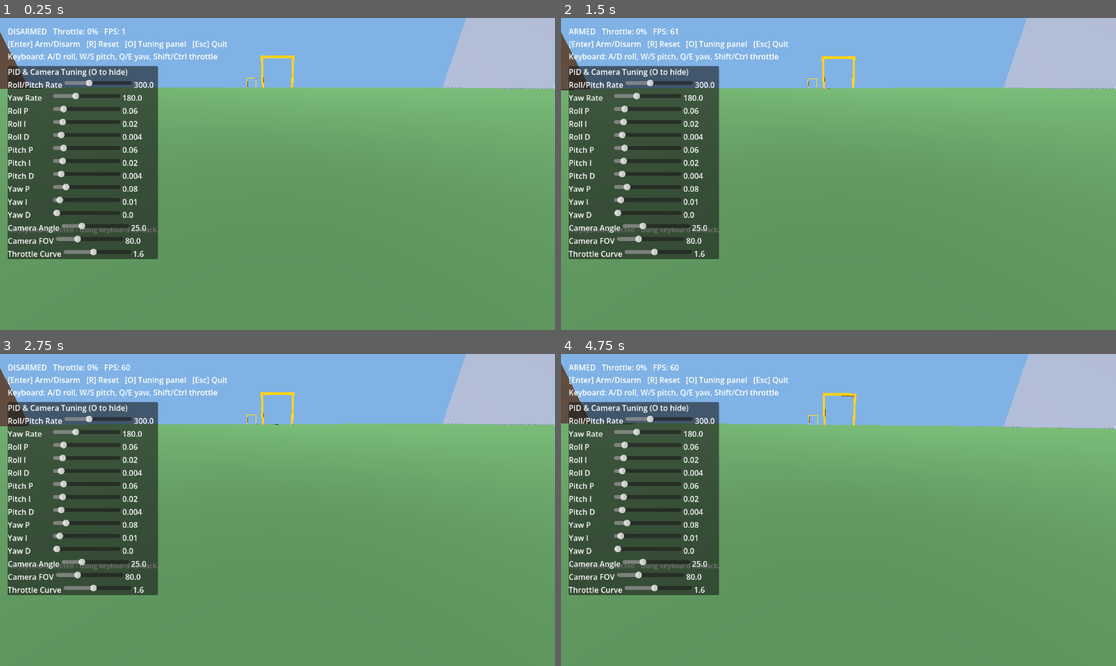
Above: before the commit, frames 1-4 (two rows, left to right).
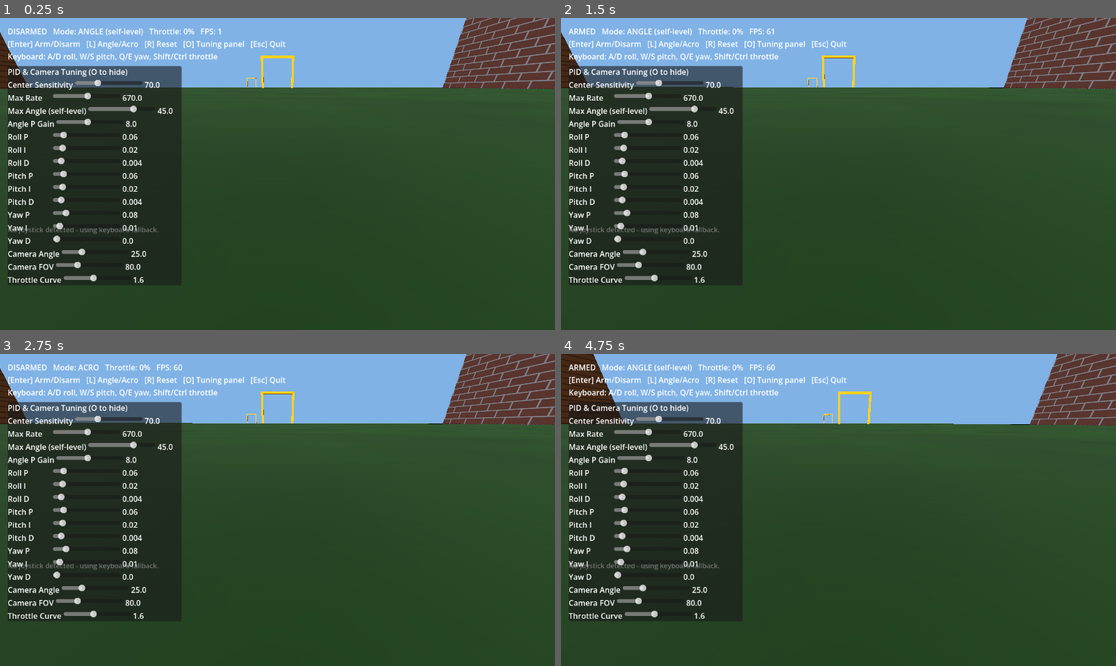
Above: after the commit, the same moments.

Repository: florian010230/static-horizon-fpv-simulator
Game: Godot game, scene res://scenes/Main.tscn
The game is run twice, just before and just after one commit, with the same random seed, the same clock (stepped at 60 frames per second) and the same inputs.
Inputs:
- Up to frame 1 (0.25 s): no input
- Up to frame 2 (1.5 s): tap Enter at 0.5 s; hold D 0.53-1.28 s; hold L 0.53-1.28 s; tap Space at 1.25 s; hold S from 1.28 s (still down); tap L at 1.35 s
- Up to frame 3 (2.75 s): tap Enter at 2 s; release S at 2.03 s; hold D from 2.03 s (still down); hold Enter from 2.03 s (still down); tap L at 2.3 s
- Up to frame 4 (4.75 s): tap Space at 2.75, 4.25 s; release D at 2.78 s; release Enter at 2.78 s; hold W 2.78-3.53 s; tap Shift at 2.85 s; tap L at 3.05, 3.8, 4.55 s; tap Enter at 3.5 s; hold Ctrl 3.53-4.28 s; hold A from 3.53 s (still down); tap Q at 4.35 s

The runs differ from the first frame. In frame 1, 81% of the frame differs, in the area x 0-100%, y 0-100%; in frame 2, 81%; in frame 3, 81%; in frame 4, 83%.

Commit message:
Add Angle (self-level) flight mode, real Betaflight rate curve, textures, better sound
Researched actual FPV drone behavior before touching numbers (sources in
conversation): Betaflight's real default "Actual Rates" since 4.3 are
Center Sensitivity 70 deg/s and Max Rate 670 deg/s (same on roll/pitch/
yaw), a soft-center/steep-edge curve - not the flat linear mapping this
sim had. Camera angle conventions: 15-30 deg beginner, 25-35 deg
freestyle, 45-60 deg racing.

Root cause of "camera angle does something weird": this sim only ever
had Acro mode, which has no attitude reference, so the drone kept
whatever tilt it drifted to and camera angle compounded on top of that
unpredictably. Every real flight controller defaults beginners to Angle
(self-level) mode for exactly this reason.

- drone.gd: added Angle mode as the default (outer P-loop on extracted
  roll/pitch tilt -> target rate -> existing inner rate PID, the same
  cascade a real FC uses), Acro mode now uses Betaflight's real rate
  curve via _actual_rate(), both toggled with L (input_manager.gd:
  self_level state + toggle, mirrors the existing armed/reset pattern).
  Verified the angle-extraction math empirically against known rotations
  before trusting it (a sign error here would make self-level diverge
  instead of stabilize).
- ui.gd: tuning panel and HUD updated for the new rate/angle parameters
  and current flight mode.
- procedural_textures.gd: runtime-generated grass/brick/siding textures
  (no image assets) applied to ground/building/houses in main.gd.
- motor_audio.gd: 4 detuned oscillators (one per motor, since real
  motors never spin in perfect sync) instead of 2, plus a slow tremolo
  for prop-flutter character and less raw noise.

Co-Authored-By: Claude Sonnet 5 <noreply@anthropic.com>

Diff:
--- a/scripts/drone.gd
+++ b/scripts/drone.gd
@@ -1,21 +1,39 @@
 class_name Drone
 extends RigidBody3D
 
-## Simplified quadcopter (X-frame) acro/rate-mode flight model.
+## Simplified quadcopter (X-frame) flight model with both Angle
+## (self-level, default) and Acro flight modes - toggle with L via
+## InputManager.self_level.
 ##
-## Sticks set a target ANGULAR RATE per axis (like Betaflight acro mode),
-## a PID loop per axis drives the actual rate towards that target, and the
-## PID outputs are mixed into 4 virtual motor thrusts (roll/pitch) plus a
-## direct reaction torque (yaw - a spinning prop's drag torque can't be
-## produced by a purely vertical thrust force, so it's modelled directly).
+## Both modes ultimately drive the same inner-loop rate PID per axis; they
+## only differ in how the target rate is produced (see _actual_rate() for
+## Acro's Betaflight-style curve, and the self_level branch below for
+## Angle mode's outer attitude loop). PID outputs are mixed into 4 virtual
+## motor thrusts (roll/pitch) plus a direct reaction torque (yaw - a
+## spinning prop's drag torque can't be produced by a purely vertical
+## thrust force, so it's modelled directly).
 
 @export_group("Frame")
 @export var arm_length: float = 0.11
 @export var max_motor_thrust_n: float = 6.0
 
-@export_group("Rates (deg/s)")
-@export var max_roll_pitch_rate_deg: float = 300.0
-@export var max_yaw_rate_deg: float = 180.0
+## Betaflight's real default "Actual Rates" (since BF 4.3): Center
+## Sensitivity 70 deg/s, Max Rate 670 deg/s, same on roll/pitch/yaw.
+## The curve is soft near center and steep at full deflection - a flat
+## linear mapping (what this used to be) is objectively twitchier.
+@export_group("Acro Rates (deg/s)")
+@export var center_sensitivity_deg: float = 70.0
+@export var max_rate_deg: float = 670.0
+
+## Angle (self-level) mode: sticks command a target tilt angle instead
+## of a rotation rate, and an outer P-loop corrects back to it - this is
+## what every real flight controller defaults beginners to, since pure
+## acro has no attitude reference and just keeps whatever tilt it drifts
+## to. Toggle with L; yaw is always rate-controlled, even in angle mode,
+## same as a real FC.
+@export_group("Angle Mode")
+@export_range(10.0, 60.0, 1.0) var max_angle_deg: float = 45.0
+@export_range(2.0, 15.0, 0.5) var angle_p_gain: float = 8.0
 
 @export_group("PID Roll")
 @export var roll_p: float = 0.06
@@ -94,9 +112,22 @@
 	var yaw_in: float = InputManager.get_yaw()
 	var throttle_in: float = InputManager.get_throttle()
 
-	var desired_roll_rate: float = roll_in * deg_to_rad(max_roll_pitch_rate_deg)
-	var desired_pitch_rate: float = pitch_in * deg_to_rad(max_roll_pitch_rate_deg)
-	var desired_yaw_rate: float = yaw_in * deg_to_rad(max_yaw_rate_deg)
+	var desired_roll_rate: float
+	var desired_pitch_rate: float
+	if InputManager.self_level:
+		# Outer attitude loop: roll/pitch angle extracted from how far the
+		# body's right/forward axes tilt away from horizontal.
+		var roll_angle: float = asin(clamp(global_transform.basis.x.y, -1.0, 1.0))
+		var pitch_angle: float = asin(clamp(-global_transform.basis.z.y, -1.0, 1.0))
+		var target_roll_angle: float = roll_in * deg_to_rad(max_angle_deg)
+		var target_pitch_angle: float = pitch_in * deg_to_rad(max_angle_deg)
+		var max_rate_rad: float = deg_to_rad(max_rate_deg)
+		desired_roll_rate = clamp((target_roll_angle - roll_angle) * angle_p_gain, -max_rate_rad, max_rate_rad)
+		desired_pitch_rate = clamp((target_pitch_angle - pitch_angle) * angle_p_gain, -max_rate_rad, max_rate_rad)
+	else:
+		desired_roll_rate = _actual_rate(roll_in)
+		desired_pitch_rate = _actual_rate(pitch_in)
+	var desired_yaw_rate: float = _actual_rate(yaw_in)
 
 	# Angular velocity in the drone's own body frame (roll = about local Z,
 	# pitch = about local X, yaw = about local Y, since -Z is "forward").
@@ -120,6 +151,12 @@
 
 	apply_torque(up_global * yaw_out)
 
+## Betaflight-style Actual Rates curve: soft near center (slope =
+## center_sensitivity_deg), steep at full stick (reaches max_rate_deg).
+func _actual_rate(stick: float) -> float:
+	var deg: float = center_sensitivity_deg * stick + (max_rate_deg - center_sensitivity_deg) * stick * stick * stick
+	return deg_to_rad(deg)
+
 func _apply_camera_settings() -> void:
 	if _camera_mount == null:
 		return
--- a/scripts/input_manager.gd
+++ b/scripts/input_manager.gd
@@ -25,13 +25,16 @@
 const KEYBOARD_THROTTLE_RATE: float = 0.6 # units/sec while Shift/Ctrl held
 
 var armed: bool = false
+var self_level: bool = true ## Angle (self-level) mode by default, like a real FC's beginner setting. Toggle with L.
 
 var _prev_arm_key: bool = false
 var _prev_arm_button: bool = false
+var _prev_level_key: bool = false
 var _kb_throttle: float = 0.0
 
 func _process(delta: float) -> void:
 	_handle_arm_toggle()
+	_handle_level_toggle()
 	if not _joy_connected():
 		_update_keyboard_throttle(delta)
 
@@ -48,6 +51,12 @@
 		armed = not armed
 	_prev_arm_key = key_pressed
 	_prev_arm_button = button_pressed
+
+func _handle_level_toggle() -> void:
+	var key_pressed := Input.is_key_pressed(KEY_L)
+	if key_pressed and not _prev_level_key:
+		self_level = not self_level
+	_prev_level_key = key_pressed
 
 func _update_keyboard_throttle(delta: float) -> void:
 	if Input.is_key_pressed(KEY_SHIFT):
--- a/scripts/main.gd
+++ b/scripts/main.gd
@@ -6,3 +6,21 @@
 func _ready() -> void:
 	if _ui.has_method("set_drone"):
 		_ui.set_drone(_drone)
+	_apply_textures()
+
+func _apply_textures() -> void:
+	var grass: ImageTexture = ProceduralTextures.grass_texture()
+	var ground_mat: StandardMaterial3D = $Ground/MeshInstance3D.get_surface_override_material(0)
+	ground_mat.albedo_texture = grass
+	ground_mat.uv1_scale = Vector3(70, 70, 1)
+
+	var brick: ImageTexture = ProceduralTextures.brick_texture()
+	var building_mat: StandardMaterial3D = $Building/MeshInstance3D.get_surface_override_material(0)
+	building_mat.albedo_texture = brick
+	building_mat.uv1_scale = Vector3(4, 10, 1)
+
+	var siding: ImageTexture = ProceduralTextures.siding_texture()
+	for path in ["House1/MeshInstance3D", "House2/MeshInstance3D"]:
+		var house_mat: StandardMaterial3D = get_node(path).get_surface_override_material(0)
+		house_mat.albedo_texture = siding
+		house_mat.uv1_scale = Vector3(3, 3, 1)
--- a/scripts/motor_audio.gd
+++ b/scripts/motor_audio.gd
@@ -1,19 +1,23 @@
 extends AudioStreamPlayer
 
-## Procedurally synthesized motor whine (no audio asset needed): two
-## slightly detuned sawtooth oscillators plus a touch of noise, with
-## pitch and volume driven by throttle. Silent-ish when disarmed.
+## Procedurally synthesized motor whine (no audio asset needed): 4
+## slightly detuned sawtooth oscillators (one per motor, since real
+## motors never spin in perfect sync - that mismatch is what gives a
+## quad its characteristic buzz) plus a slow tremolo (prop-blade flutter)
+## and a touch of noise. Pitch and volume follow throttle.
 
-@export var min_freq: float = 150.0
-@export var max_freq: float = 520.0
-@export var min_volume_db: float = -40.0
-@export var max_volume_db: float = -8.0
+@export var min_freq: float = 180.0
+@export var max_freq: float = 780.0
+@export var min_volume_db: float = -42.0
+@export var max_volume_db: float = -10.0
 
 const MIX_RATE: float = 22050.0
+const DETUNE: Array[float] = [1.0, 1.013, 0.991, 1.026]
+const TREMOLO_HZ: float = 11.0
 
 var _playback: AudioStreamGeneratorPlayback
-var _phase_a: float = 0.0
-var _phase_b: float = 0.0
+var _phases: Array[float] = [0.0, 0.0, 0.0, 0.0]
+var _tremolo_phase: float = 0.0
 
 func _ready() -> void:
 	var gen := AudioStreamGenerator.new()
@@ -31,18 +35,24 @@
 		return
 
 	var level: float = InputManager.get_throttle() if InputManager.armed else 0.0
-	var freq_a: float = lerp(min_freq, max_freq, level)
-	var freq_b: float = freq_a * 1.5 + 6.0
+	var base_freq: float = lerp(min_freq, max_freq, level)
 	volume_db = lerp(min_volume_db, max_volume_db, level)
 
 	var frames: int = _playback.get_frames_available()
 	for i in range(frames):
-		_phase_a = fmod(_phase_a + freq_a / MIX_RATE, 1.0)
-		_phase_b = fmod(_phase_b + freq_b / MIX_RATE, 1.0)
-		var sample: float = (_saw(_phase_a) + _saw(_phase_b)) * 0.5
-		sample += randf_range(-0.05, 0.05)
-		sample = clamp(sample, -1.0, 1.0)
-		_playback.push_frame(Vector2(sample, sample))
+		var mix: float = 0.0
+		for m in range(4):
+			_phases[m] = fmod(_phases[m] + base_freq * DETUNE[m] / MIX_RATE, 1.0)
+			mix += _saw(_phases[m])
+		mix *= 0.25
+
+		_tremolo_phase = fmod(_tremolo_phase + TREMOLO_HZ / MIX_RATE, 1.0)
+		var tremolo: float = 1.0 - 0.06 * (0.5 + 0.5 * sin(_tremolo_phase * TAU))
+		mix *= tremolo
+
+		mix += randf_range(-0.025, 0.025)
+		mix = clamp(mix, -1.0, 1.0)
+		_playback.push_frame(Vector2(mix, mix))
 
 func _saw(phase: float) -> float:
 	return 2.0 * phase - 1.0
--- /dev/null
+++ b/scripts/procedural_textures.gd
@@ -0,0 +1,52 @@
+class_name ProceduralTextures
+
+## Small tileable textures generated at runtime, so the project needs no
+## external image assets (keeps it dependency-free and easy to share).
+
+static func grass_texture(size: int = 128) -> ImageTexture:
+	var noise := FastNoiseLite.new()
+	noise.seed = 1
+	noise.frequency = 0.08
+	var img := Image.create(size, size, false, Image.FORMAT_RGB8)
+	var low := Color(0.18, 0.32, 0.15)
+	var high := Color(0.32, 0.48, 0.22)
+	for y in range(size):
+		for x in range(size):
+			var n: float = (noise.get_noise_2d(x, y) + 1.0) * 0.5
+			img.set_pixel(x, y, low.lerp(high, n))
+	return ImageTexture.create_from_image(img)
+
+static func brick_texture(size: int = 128) -> ImageTexture:
+	var brick_color := Color(0.5, 0.27, 0.2)
+	var mortar_color := Color(0.72, 0.69, 0.64)
+	var img := Image.create(size, size, false, Image.FORMAT_RGB8)
+	var brick_h: int = size / 8
+	var brick_w: int = size / 4
+	var mortar: int = max(1, size / 48)
+	var rng := RandomNumberGenerator.new()
+	rng.seed = 2
+	for y in range(size):
+		var row: int = int(y / float(brick_h))
+		var offset: int = (brick_w / 2) if (row % 2 == 1) else 0
+		for x in range(size):
+			var xx: int = (x + offset) % brick_w
+			var yy: int = y % brick_h
+			if xx < mortar or yy < mortar:
+				img.set_pixel(x, y, mortar_color)
+			else:
+				var shade: float = 1.0 + rng.randf_range(-0.06, 0.06)
+				img.set_pixel(x, y, Color(brick_color.r * shade, brick_color.g * shade, brick_color.b * shade))
+	return ImageTexture.create_from_image(img)
+
+static func siding_texture(size: int = 128) -> ImageTexture:
+	var plank_color := Color(0.72, 0.55, 0.4)
+	var line_color := Color(0.5, 0.37, 0.26)
+	var img := Image.create(size, size, false, Image.FORMAT_RGB8)
+	var plank_h: int = size / 10
+	var line_h: int = max(1, size / 64)
+	for y in range(size):
+		var is_line: bool = (y % plank_h) < line_h
+		var c: Color = line_color if is_line else plank_color
+		for x in range(size):
+			img.set_pixel(x, y, c)
+	return ImageTexture.create_from_image(img)
--- a/scripts/ui.gd
+++ b/scripts/ui.gd
@@ -53,7 +53,8 @@
 	var armed_text := "ARMED" if InputManager.armed else "DISARMED"
 	var throttle_pct := int(round(InputManager.get_throttle() * 100.0))
 	var fps := Engine.get_frames_per_second()
-	_hud_label.text = "%s   Throttle: %d%%   FPS: %d\n[Enter] Arm/Disarm   [R] Reset   [O] Tuning panel   [Esc] Quit\nKeyboard: A/D roll, W/S pitch, Q/E yaw, Shift/Ctrl throttle" % [armed_text, throttle_pct, fps]
+	var mode_text := "ANGLE (self-level)" if InputManager.self_level else "ACRO"
+	_hud_label.text = "%s   Mode: %s   Throttle: %d%%   FPS: %d\n[Enter] Arm/Disarm   [L] Angle/Acro   [R] Reset   [O] Tuning panel   [Esc] Quit\nKeyboard: A/D roll, W/S pitch, Q/E yaw, Shift/Ctrl throttle" % [armed_text, mode_text, throttle_pct, fps]
 
 func _build_tuning_panel() -> void:
 	_tuning_panel = PanelContainer.new()
@@ -68,8 +69,10 @@
 	title.text = "PID & Camera Tuning (O to hide)"
 	vbox.add_child(title)
 
-	_add_slider(vbox, "Roll/Pitch Rate", 30.0, 800.0, 5.0, _drone.max_roll_pitch_rate_deg, func(v: float): _drone.max_roll_pitch_rate_deg = v)
-	_add_slider(vbox, "Yaw Rate", 30.0, 500.0, 5.0, _drone.max_yaw_rate_deg, func(v: float): _drone.max_yaw_rate_deg = v)
+	_add_slider(vbox, "Center Sensitivity", 10.0, 200.0, 5.0, _drone.center_sensitivity_deg, func(v: float): _drone.center_sensitivity_deg = v)
+	_add_slider(vbox, "Max Rate", 100.0, 1200.0, 10.0, _drone.max_rate_deg, func(v: float): _drone.max_rate_deg = v)
+	_add_slider(vbox, "Max Angle (self-level)", 10.0, 60.0, 1.0, _drone.max_angle_deg, func(v: float): _drone.max_angle_deg = v)
+	_add_slider(vbox, "Angle P Gain", 2.0, 15.0, 0.5, _drone.angle_p_gain, func(v: float): _drone.angle_p_gain = v)
 	_add_slider(vbox, "Roll P", 0.0, 0.5, 0.002, _drone.roll_p, func(v: float): _drone.roll_p = v)
 	_add_slider(vbox, "Roll I", 0.0, 0.2, 0.001, _drone.roll_i, func(v: float): _drone.roll_i = v)
 	_add_slider(vbox, "Roll D", 0.0, 0.05, 0.0005, _drone.roll_d, func(v: float): _drone.roll_d = v)
Not shown, added: scripts/procedural_textures.gd.uid
Not shown, changed: README.md
